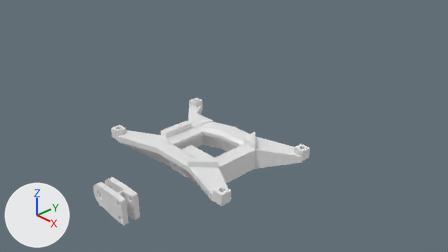
A saved change to the Blender file lapsterbator_screen_brace.blend.
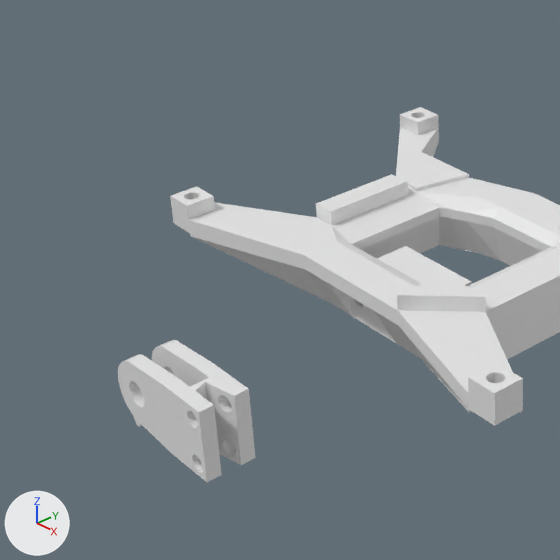
There are two pictures of each version: one from the file's camera 'Camera', one close up on the part from 12% to 54% of the width and 24% to 100% of the height. Arrows for +X, +Y and +Z are at lower left; the lights stay in place.

In view in the first close-up: 'Antech GoPro Bracket', 'brace'.
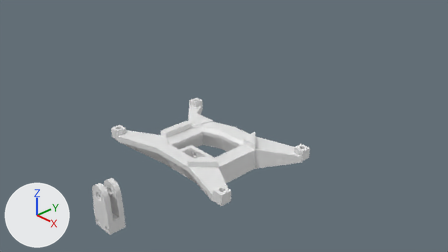
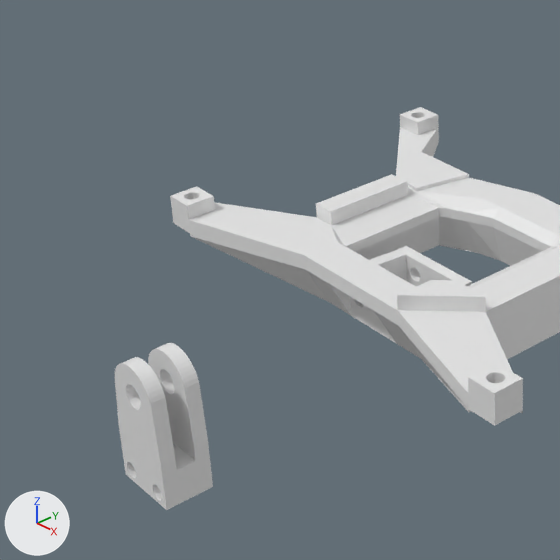
Changed parts and their boxes (x1, y1, x2, y2) in the close-ups (560 x 560 px; the box of a moved part takes in the faces that stretch with it):
'Antech GoPro Bracket', reshaped, turned: before (118, 340, 255, 482); after (115, 343, 213, 510)
part 1 of me_antech_gopro_bracket, moved or reshaped: before (133, 403, 141, 426); after (115, 358, 160, 389)
part 2 of me_antech_gopro_bracket, cut back: before (174, 371, 255, 482); after (127, 454, 213, 510)
part 3 of me_grid, cut back: (332, 208, 476, 288) in both

What the commit changed:
me_antech_gopro_bracket is used by ob_antech_gopro_bracket; location (-0.148, -2.565, -0.215); rotation (3.143, 0.0, 4.712), in degrees (180, 0, 270); scale (0.0378, 0.0378, 0.0378).
Verts and faces of me_antech_gopro_bracket; kept vertices keep their numbers, new ones are numbered from 737.
Before the commit, vertices of me_antech_gopro_bracket: 141 (-2.0, -0.5, 7.5), 142 (-2.0, 0.4, 7.5), 184 (2.0, 0.4, 7.5), 185 (2.0, -0.5, 7.5), 211 (5.0, 0.4, 7.5) at pixel (136, 424).
Before the commit, vertices of me_antech_gopro_bracket: 212 (5.0, -0.5, 7.5) at pixel (138, 426), 213 (-5.0, -0.5, 7.5), 214 (-5.0, 0.4, 7.5).
me_antech_gopro_bracket had 737 vertices, 742 faces and spanned x -5.0..5.0, y -22.8..5.0, z -7.0..7.6.
me_antech_gopro_bracket now has 489 vertices, 604 faces and spans x -5.0..5.0, y -22.8..5.0, z -7.0..7.6.
Part 1, on me_antech_gopro_bracket:
Vertices 141, 185, 212, 213 move by (0.0, 0.0, -1.1).
Vertices 142, 184, 211, 214 move by (0.0, 0.0, -1.2).
Part 2, on me_antech_gopro_bracket:
248 vertices are removed from x -2.0..2.0, y -22.8..-15.9, z -7.0..7.6.
261 faces are deleted.
123 new faces join them.
me_grid is used by ob_brace; location (0.0, 0.0, 0.0).
me_grid had 1765 vertices, 1188 faces and spanned x -1.92..1.92, y -1.33..1.33, z -0.5..0.13.
me_grid now has 1490 vertices, 1036 faces, 1 loose edge and spans x -1.92..1.92, y -1.33..1.33, z -0.5..0.13.
me_grid part 3: 9 vertices moved from x -0.56..0.56, y -0.56..-0.14, z -0.33..-0.07 to x -0.56..0.56, y -0.62..-0.14, z -0.33..-0.07; 294 vertices removed from x -0.39..0.39, y -0.62..-0.14, z -0.5..-0.07; 19 vertices added at x -0.39..0.39, y -0.62..-0.13, z -0.34..-0.07.
Object 'Antech GoPro Bracket' (ob_antech_gopro_bracket) turns from (180, 0, 270) to (90, 0, 270) degrees about x, y and z.
